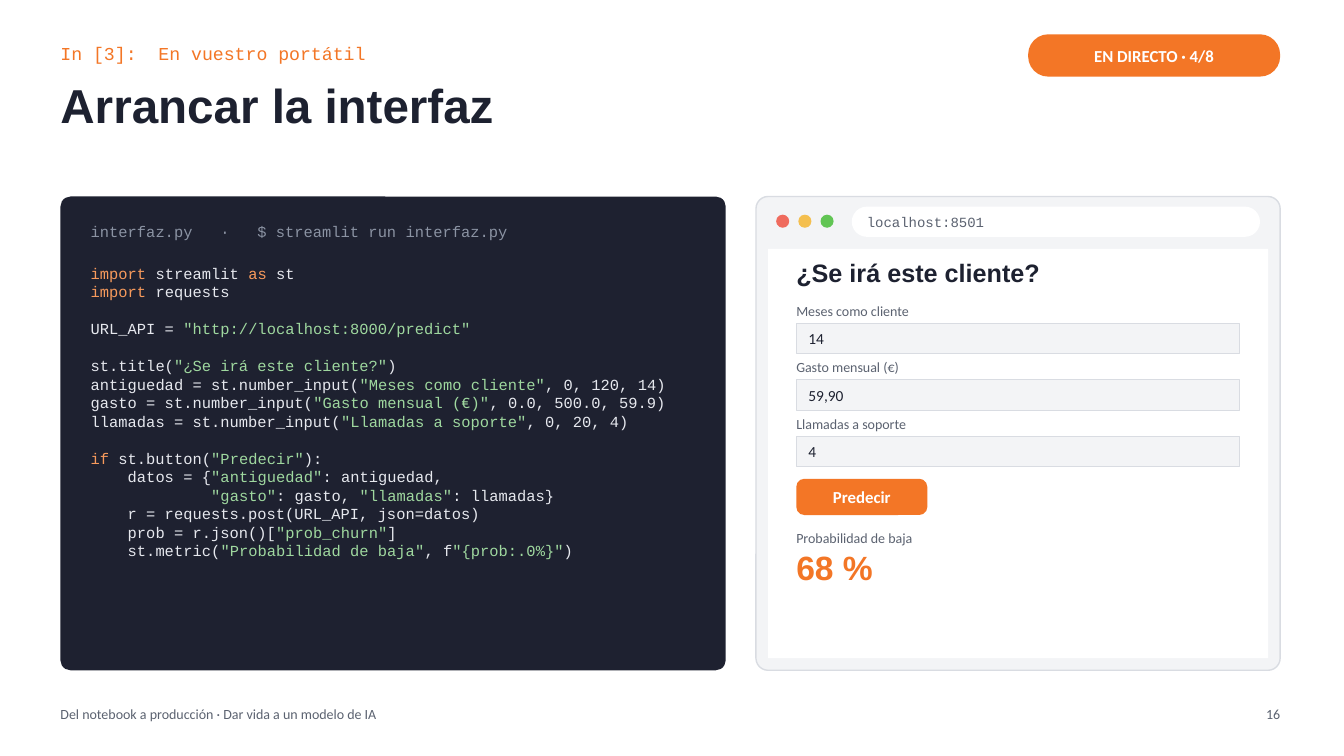
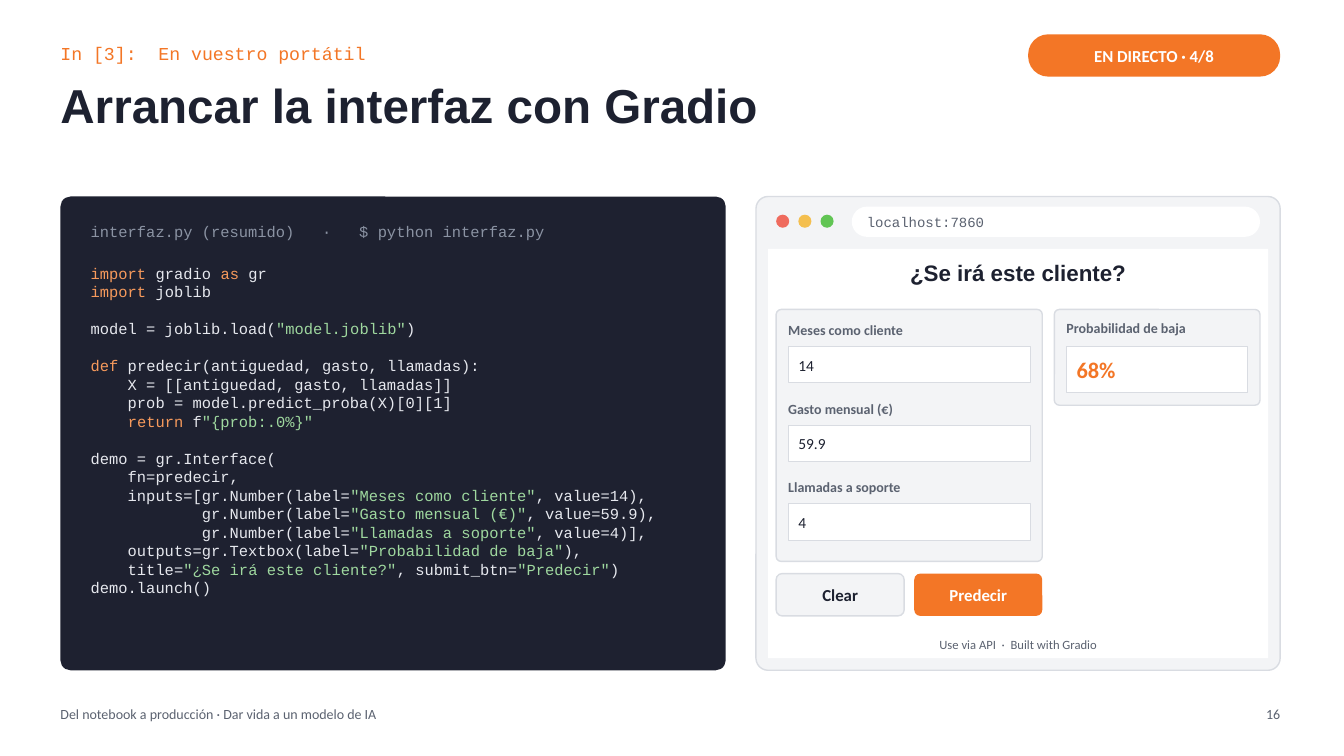
Before and after one commit to juaki0315/demo-icade, a slide deck: slide 16 of charla/Del_notebook_a_produccion.pptx. Drawn at 1344x756 pixels with LibreOffice and Linux fonts; fonts in the diff are those of the drawing. Boxes give left, top, right and bottom in pixels: in the first picture for what was removed or moved away, otherwise in the second. Text is boxed around its words. In the diff, an @@ line names an element or a change of style, - is before the commit and + after.

Commit message:
changed to gradio

```diff
--- a/charla/Del_notebook_a_produccion.pptx
+++ b/charla/Del_notebook_a_produccion.pptx
@@ text at [60, 88, 757, 124]: text changed @@
-Arrancar la interfaz
+Arrancar la interfaz con Gradio
@@ text at [91, 226, 545, 240]: text changed @@
-interfaz.py · $ streamlit run interfaz.py
+interfaz.py (resumido) · $ python interfaz.py
@@ text at [867, 217, 984, 227]: text changed @@
-localhost:8501
+localhost:7860
@@ text at [91, 268, 656, 596]: text changed @@
-import streamlit as st
-import requests
-URL_API = "http://localhost:8000/predict"
-st.title("¿Se irá este cliente?")
-antiguedad = st.number_input("Meses como cliente", 0, 120, 14)
-gasto = st.number_input("Gasto mensual (€)", 0.0, 500.0, 59.9)
-llamadas = st.number_input("Llamadas a soporte", 0, 20, 4)
-if st.button("Predecir"):
-datos = {"antiguedad": antiguedad,
-"gasto": gasto, "llamadas": llamadas}
-r = requests.post(URL_API, json=datos)
-prob = r.json()["prob_churn"]
-st.metric("Probabilidad de baja", f"{prob:.0%}")
+import gradio as gr
+import joblib
+model = joblib.load("model.joblib")
+def predecir(antiguedad, gasto, llamadas):
+X = [[antiguedad, gasto, llamadas]]
+prob = model.predict_proba(X)[0][1]
+return f"{prob:.0%}"
+demo = gr.Interface(
+fn=predecir,
+inputs=[gr.Number(label="Meses como cliente", value=14),
+gr.Number(label="Gasto mensual (€)", value=59.9),
+gr.Number(label="Llamadas a soporte", value=4)],
+outputs=gr.Textbox(label="Probabilidad de baja"),
+title="¿Se irá este cliente?", submit_btn="Predecir")
+demo.launch()
@@ text "¿Se irá este cliente?": place and size @@
-text "¿Se irá este cliente?" at [796, 263, 1040, 287]
+text "¿Se irá este cliente?" at [910, 264, 1126, 285]
@@ text "¿Se irá este cliente?" at [910, 264, 1126, 285]: size 18 to 16 pt; alignment left to centre @@
@@ rounded rectangle added at [776, 310, 1043, 562], fill #F3F4F6, outline #D9DCE2 1 pt @@
@@ text "Meses como cliente": place and size @@
-text "Meses como cliente" at [796, 306, 909, 316]
+text "Meses como cliente" at [788, 325, 903, 335]
@@ rectangle removed at [797, 324, 1240, 354] @@
@@ rounded rectangle added at [1055, 310, 1260, 405], fill #F3F4F6, outline #D9DCE2 1 pt @@
@@ bold on in 4 elements at [788, 325, 903, 335], [788, 404, 874, 414], [788, 482, 901, 494], [1066, 323, 1186, 336] @@
@@ text "Probabilidad de baja": place and size @@
-text "Probabilidad de baja" at [796, 533, 912, 546]
+text "Probabilidad de baja" at [1066, 323, 1186, 336]
@@ rectangle added at [788, 347, 1030, 383], fill #FFFFFF, outline #D9DCE2 0.75 pt @@
@@ text "14": place and size @@
-text "14" at [808, 334, 824, 344]
+text "14" at [798, 361, 814, 371]
@@ rectangle added at [1067, 347, 1248, 392], fill #FFFFFF, outline #D9DCE2 0.75 pt @@
@@ text "68%" at [1077, 362, 1116, 378]: vertical alignment top to middle @@
@@ rectangle removed at [797, 380, 1240, 410] @@
@@ text at [1077, 362, 1116, 378]: text changed; size 24 to 16 pt; font Arial to Calibri @@
-68 %
+68%
@@ text "Gasto mensual (€)": place and size @@
-text "Gasto mensual (€)" at [796, 362, 880, 372]
+text "Gasto mensual (€)" at [788, 404, 874, 414]
@@ rectangle added at [788, 425, 1030, 462], fill #FFFFFF, outline #D9DCE2 0.75 pt @@
@@ rectangle removed at [797, 437, 1240, 467] @@
@@ text at [798, 439, 825, 449]: text changed @@
-59,90
+59.9
@@ text "Llamadas a soporte": place and size @@
-text "Llamadas a soporte" at [796, 419, 906, 432]
+text "Llamadas a soporte" at [788, 482, 901, 494]
@@ rectangle added at [788, 504, 1030, 540], fill #FFFFFF, outline #D9DCE2 0.75 pt @@
@@ text "4": place and size @@
-text "4" at [808, 447, 816, 457]
+text "4" at [798, 518, 806, 528]
@@ rounded rectangle added at [776, 574, 904, 616], fill #F3F4F6, outline #D9DCE2 1 pt @@
@@ text added at [822, 589, 858, 601], 12 pt, text #1D2130, bold @@
+Clear
@@ rounded rectangle: place and size @@
-rounded rectangle at [797, 479, 928, 515]
+rounded rectangle at [914, 574, 1043, 616]
@@ rounded rectangle at [914, 574, 1043, 616]: proportions changed @@
@@ text "Predecir": place and size @@
-text "Predecir" at [833, 491, 891, 503]
+text "Predecir" at [949, 589, 1007, 601]
@@ text added at [939, 640, 1096, 649], 9 pt, text #5B6270 @@
+Use via API · Built with Gradio
```
Also in this commit, not shown: 12 other slides changed, 1 slide added, 1 slide removed, 8 other files.
